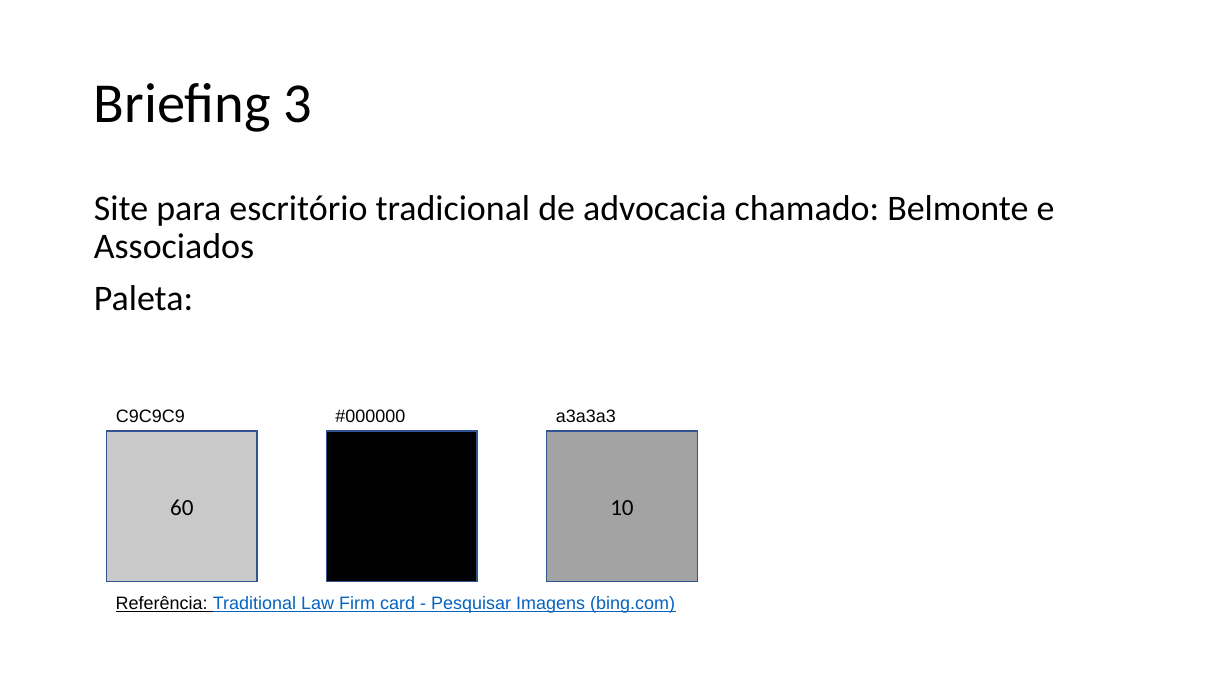
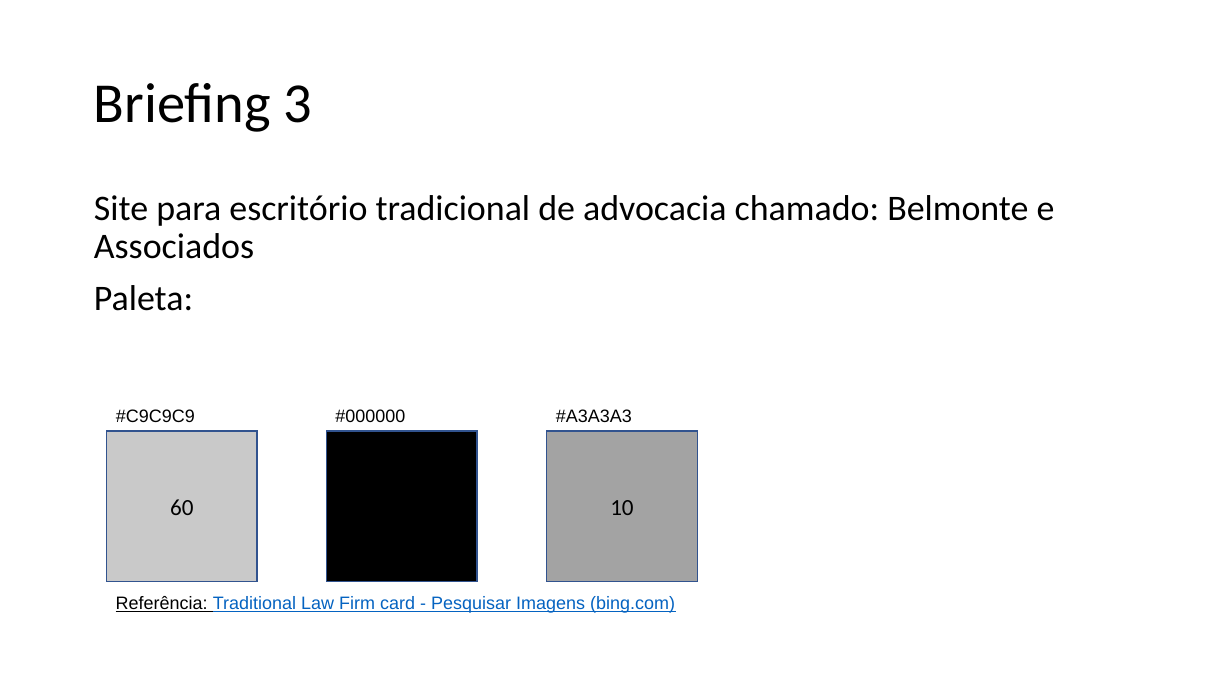
Before and after one commit to minoru-yamanaka/SenaiBarueriWeb, a slide deck: slide 4 of UI-UX Design/Exercício de Fixação-60-30-10.pptx. Drawn at 1232x693 pixels with LibreOffice and Linux fonts; fonts in the diff are those of the drawing. Boxes give left, top, right and bottom in pixels: in the first picture for what was removed or moved away, otherwise in the second. Text is boxed around its words. In the diff, an @@ line names an element or a change of style, - is before the commit and + after.

```diff
--- a/UI-UX Design/Exercício de Fixação-60-30-10.pptx
+++ b/UI-UX Design/Exercício de Fixação-60-30-10.pptx
@@ text at (116,409,195,422): text changed @@
-C9C9C9
+#C9C9C9
@@ text at (556,409,632,422): text changed @@
-a3a3a3
+#A3A3A3
```
Also in this commit, not shown: 4 other files.
